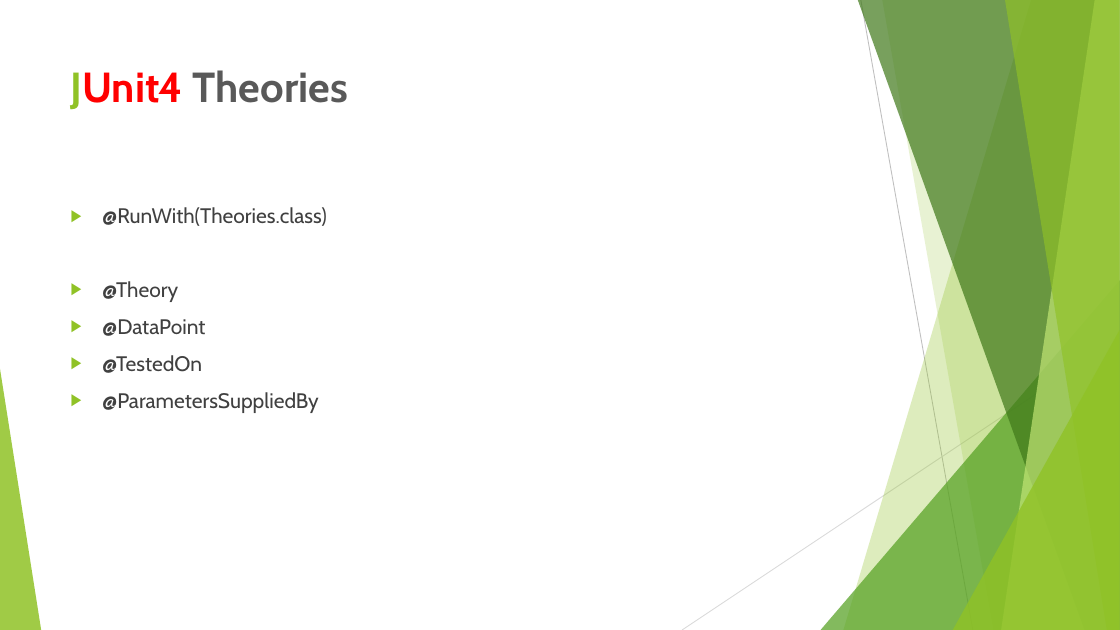
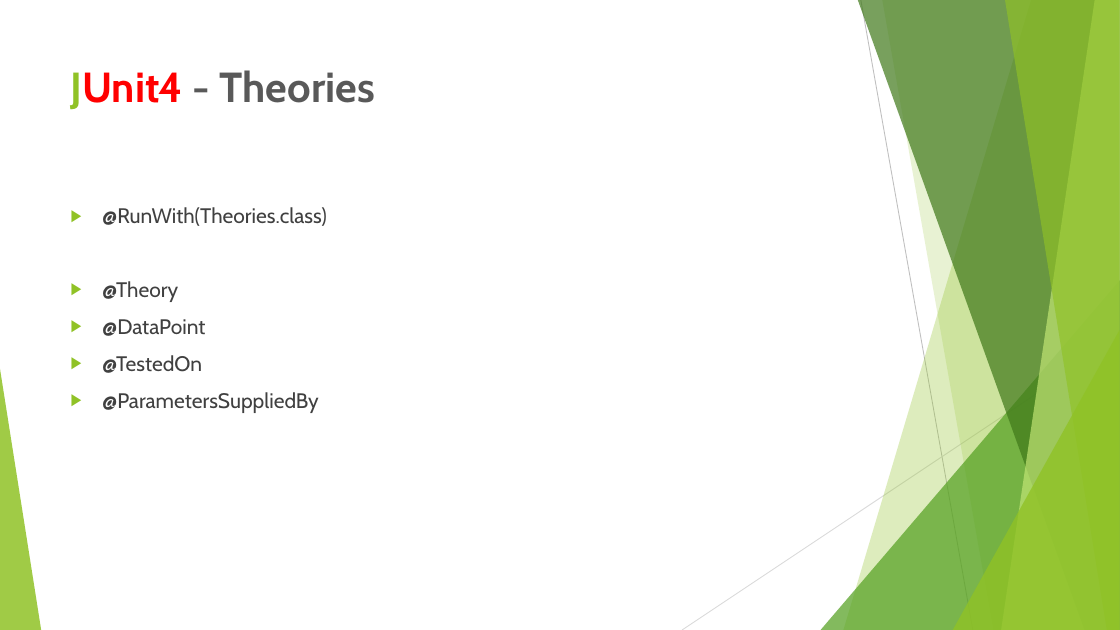
Before and after one commit to baryr/junit-samples, a slide deck: slide 10 of junit-features.pptx. Drawn at 1120x630 pixels with LibreOffice and Linux fonts; fonts in the diff are those of the drawing. Boxes give left, top, right and bottom in pixels: in the first picture for what was removed or moved away, otherwise in the second. Text is boxed around its words. In the diff, an @@ line names an element or a change of style, - is before the commit and + after.

```diff
--- a/junit-features.pptx
+++ b/junit-features.pptx
@@ title at [71,70,375,110]: text changed @@
-JUnit4 Theories
+JUnit4 - Theories
```
Also in this commit, not shown: 15 other slides changed.
